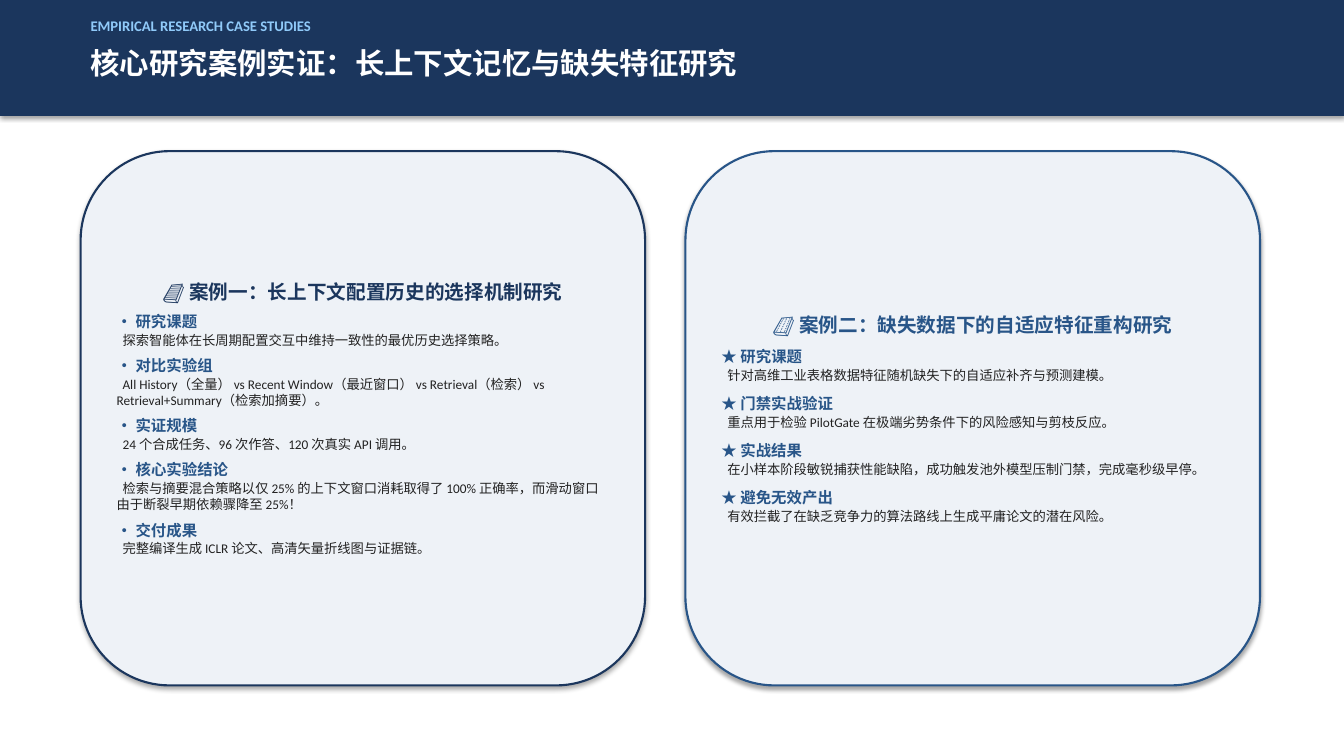
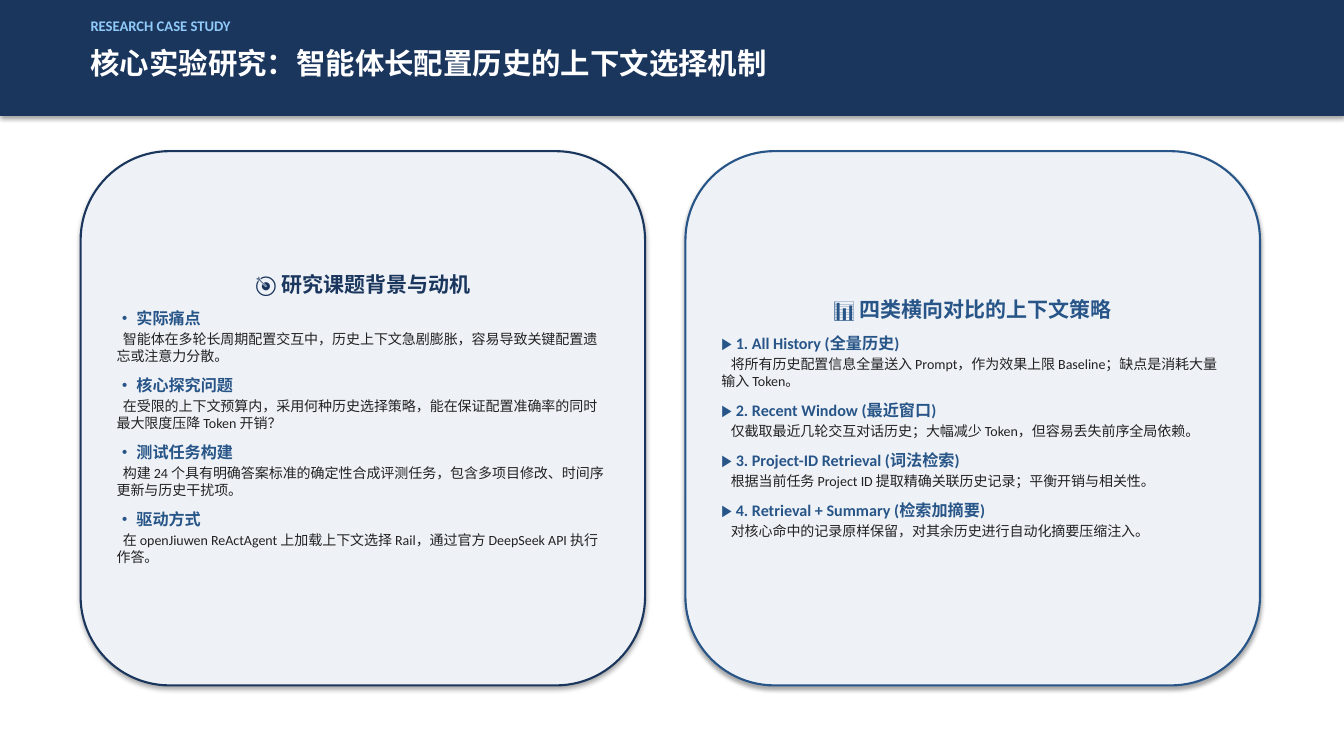
Before and after one commit to MieSheeeep/JiuwenSwarmPaperAgent, a slide deck: slide 4 of docs/第6组项目汇报PPT_终版.pptx (slide 14 before the commit). Drawn at 1344x756 pixels with LibreOffice and Linux fonts; fonts in the diff are those of the drawing. Boxes give left, top, right and bottom in pixels: in the first picture for what was removed or moved away, otherwise in the second. Text is boxed around its words. In the diff, an @@ line names an element or a change of style, - is before the commit and + after.

```diff
--- a/docs/第6组项目汇报PPT_终版.pptx
+++ b/docs/第6组项目汇报PPT_终版.pptx
@@ text at bbox=[91, 21, 231, 31]: text changed @@
-EMPIRICAL RESEARCH CASE STUDIES
+RESEARCH CASE STUDY
@@ text at bbox=[91, 48, 767, 77]: text changed @@
-核心研究案例实证：长上下文记忆与缺失特征研究
+核心实验研究：智能体长配置历史的上下文选择机制
@@ text in rounded rectangle at bbox=[117, 274, 604, 563]: text changed; size 9.5 to 10 pt @@
-📘 案例一：长上下文配置历史的选择机制研究
-• 研究课题
-探索智能体在长周期配置交互中维持一致性的最优历史选择策略。
-• 对比实验组
-All History（全量） vs Recent Window（最近窗口） vs Retrieval（检索） vs Retrieval+Summary（检索加摘要）。
-• 实证规模
-24 个合成任务、96 次作答、120 次真实 API 调用。
-• 核心实验结论
-检索与摘要混合策略以仅 25% 的上下文窗口消耗取得了 100% 正确率，而滑动窗口由于断裂早期依赖骤降至 25%！
-• 交付成果
-完整编译生成 ICLR 论文、高清矢量折线图与证据链。
+🎯 研究课题背景与动机
+• 实际痛点
+智能体在多轮长周期配置交互中，历史上下文急剧膨胀，容易导致关键配置遗忘或注意力分散。
+• 核心探究问题
+在受限的上下文预算内，采用何种历史选择策略，能在保证配置准确率的同时最大限度压降 Token 开销？
+• 测试任务构建
+构建 24 个具有明确答案标准的确定性合成评测任务，包含多项目修改、时间序更新与历史干扰项。
+• 驱动方式
+在 openJiuwen ReActAgent 上加载上下文选择 Rail，通过官方 DeepSeek API 执行作答。
@@ text in rounded rectangle at bbox=[721, 299, 1217, 538]: text changed; size 9.5 to 10 pt @@
-📙 案例二：缺失数据下的自适应特征重构研究
-★ 研究课题
-针对高维工业表格数据特征随机缺失下的自适应补齐与预测建模。
-★ 门禁实战验证
-重点用于检验 PilotGate 在极端劣势条件下的风险感知与剪枝反应。
-★ 实战结果
-在小样本阶段敏锐捕获性能缺陷，成功触发池外模型压制门禁，完成毫秒级早停。
-★ 避免无效产出
-有效拦截了在缺乏竞争力的算法路线上生成平庸论文的潜在风险。
+📊 四类横向对比的上下文策略
+▶ 1. All History (全量历史)
+将所有历史配置信息全量送入 Prompt，作为效果上限 Baseline；缺点是消耗大量输入 Token。
+▶ 2. Recent Window (最近窗口)
+仅截取最近几轮交互对话历史；大幅减少 Token，但容易丢失前序全局依赖。
+▶ 3. Project-ID Retrieval (词法检索)
+根据当前任务 Project ID 提取精确关联历史记录；平衡开销与相关性。
+▶ 4. Retrieval + Summary (检索加摘要)
+对核心命中的记录原样保留，对其余历史进行自动化摘要压缩注入。
```
Also in this commit, not shown: 9 other slides changed, 6 slides added, 10 slides removed, 3 other files.
